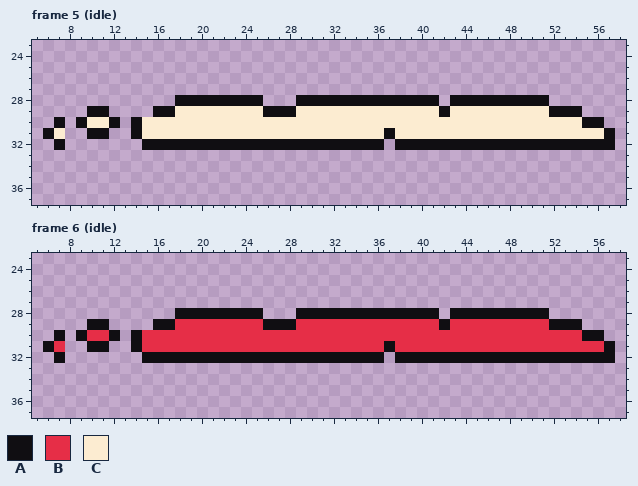
Pixel-art file: data/imgs/animations/stab.ase. The first picture shows the starting point.
64x64 pixels, 8 frames. Colours within 5 levels of each other are drawn and written as one. Shown: frame 5 (idle): x 5..58, y 23..37; frame 6 (idle): x 5..58, y 23..37. The commit also changed other frames, which this record leaves out.
Palette (. is transparent): A #100e12  B #e62e47  C #fcecd1
And afterwards:
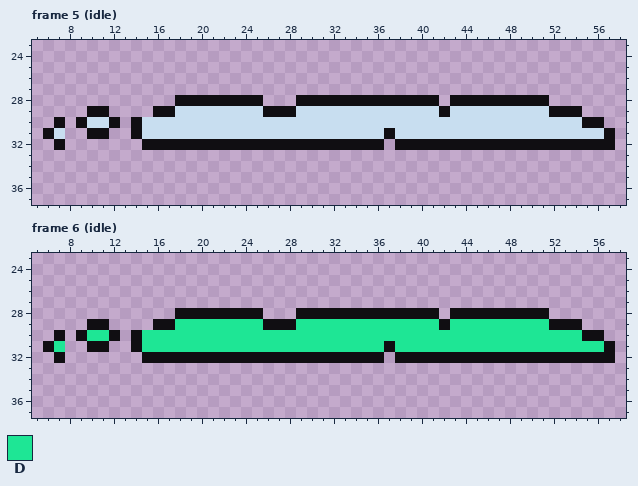
Colours new in this view: D #1ee695
From old to new:
@@ palette @@
-C #fcecd1
+C #c8def0
--- frame 6 (idle), layer "Layer 5"
@@ x 5..58 @@
 28 .............AAAAAAAA...AAAAAAAAAAAAA.AAAAAAAAA.......
-29 .....AA....AABBBBBBBBAAABBBBBBBBBBBBBABBBBBBBBBAAA....
-30 ..A.ABBA.ABBBBBBBBBBBBBBBBBBBBBBBBBBBBBBBBBBBBBBBBAA..
-31 .AB..AA..ABBBBBBBBBBBBBBBBBBBBBBABBBBBBBBBBBBBBBBBBBA.
+29 .....AA....AADDDDDDDDAAADDDDDDDDDDDDDADDDDDDDDDAAA....
+30 ..A.ADDA.ADDDDDDDDDDDDDDDDDDDDDDDDDDDDDDDDDDDDDDDDAA..
+31 .AD..AA..ADDDDDDDDDDDDDDDDDDDDDDADDDDDDDDDDDDDDDDDDDA.
 32 ..A.......AAAAAAAAAAAAAAAAAAAAAA.AAAAAAAAAAAAAAAAAAAA.
Where, in picture pixels (left, top, right, bottom), the same in both pictures:
changed: (54, 106, 604, 139)
changed: (54, 319, 604, 352)
